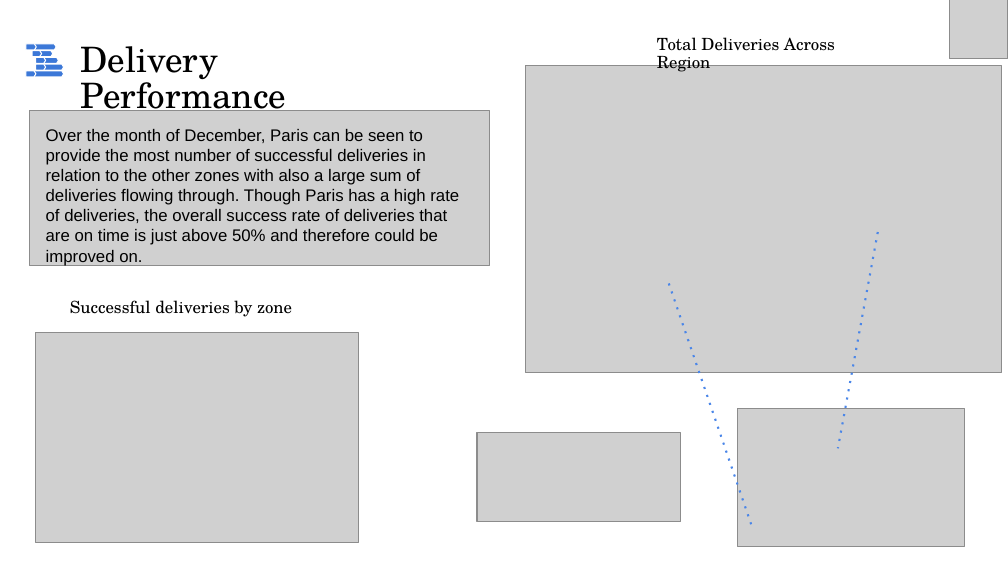
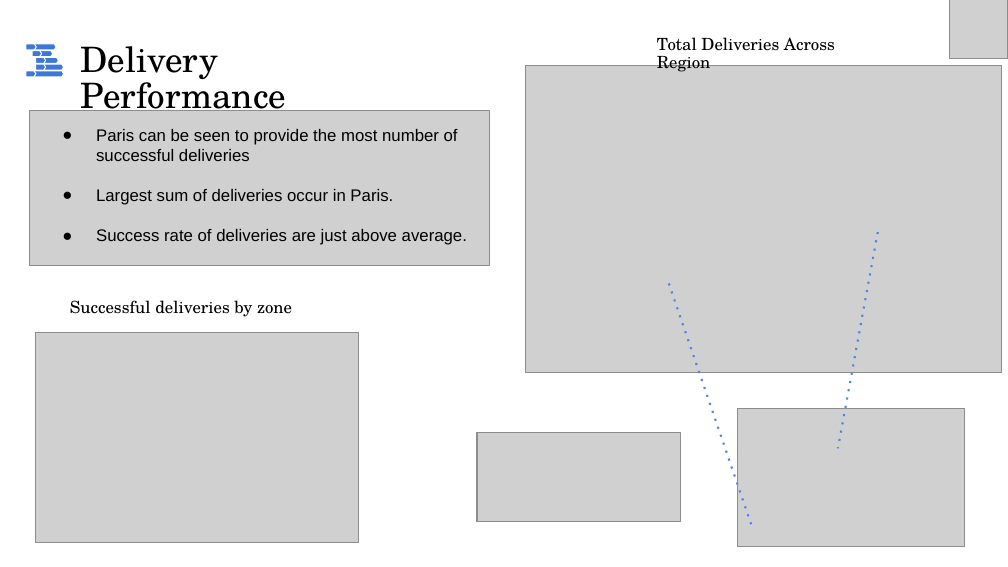
Before and after one commit to chill016/chrishill_stuart, a slide deck: slide 3 of assets/CH_STUART_CASESTUDY.pptx. Drawn at 1008x567 pixels with LibreOffice and Linux fonts; fonts in the diff are those of the drawing; grey boxes stand for pictures. Boxes give left, top, right and bottom in pixels: in the first picture for what was removed or moved away, otherwise in the second. Text is boxed around its words. In the diff, an @@ line names an element or a change of style, - is before the commit and + after.

Commit message:
q6. ppt

```diff
--- a/assets/CH_STUART_CASESTUDY.pptx
+++ b/assets/CH_STUART_CASESTUDY.pptx
@@ text at bbox=[96, 129, 467, 245]: text changed @@
-Over the month of December, Paris can be seen to provide the most number of successful deliveries in relation to the other zones with also a large sum of deliveries flowing through. Though Paris has a high rate of deliveries, the overall success rate of deliveries that are on time is just above 50% and therefore could be improved on.
+● Paris can be seen to provide the most number of successful deliveries
+● Largest sum of deliveries occur in Paris.
+● Success rate of deliveries are just above average.
```
Also in this commit, not shown: 1 other slide changed.
